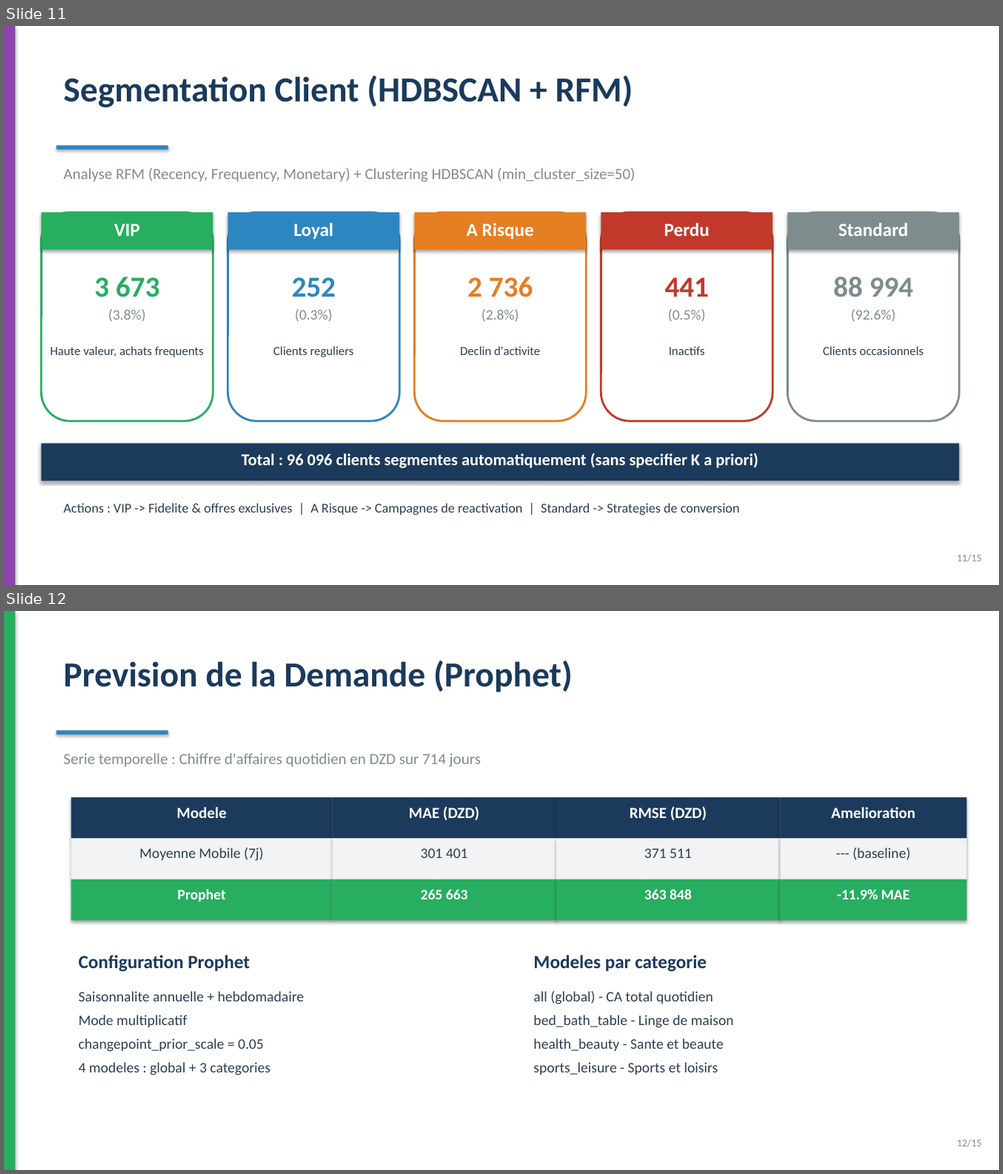
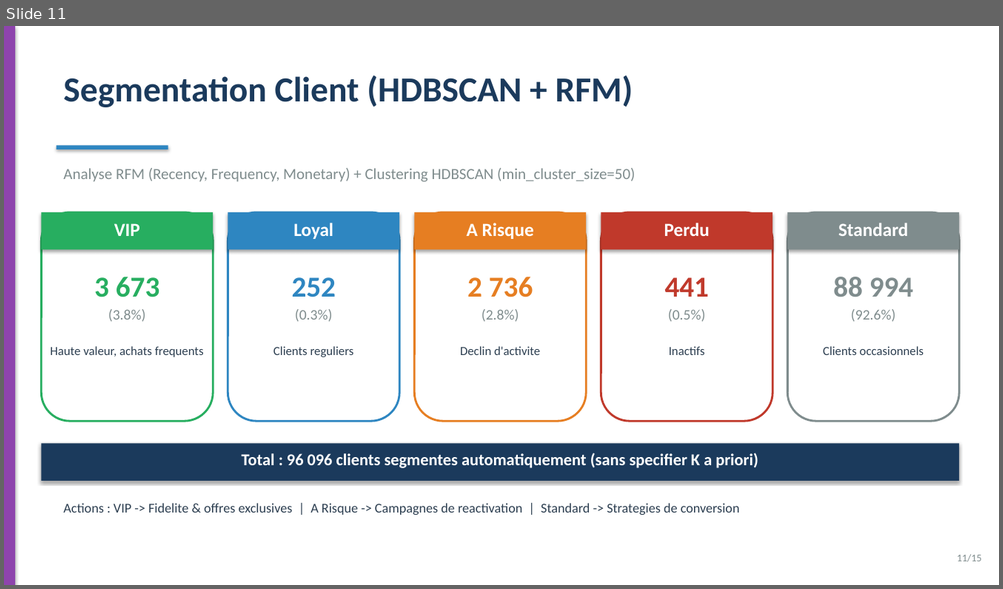
Before and after one commit to amine-dubs/COD-CRM, a slide deck: docs/presentation.pptx. Shown one above the other, each under a label of ours: slides 11 and 12 before the commit, slide 11 after it. The pictures are 1003x1174 and 1003x589 pixels, drawn with LibreOffice and Linux fonts; fonts in the diff are those of the drawing. Boxes give left, top, right and bottom in pixels: in the first picture for what was removed or moved away, otherwise in the second. Text is boxed around its words. In the diff, an @@ line names an element or a change of style, - is before the commit and + after.

```diff
--- a/docs/presentation.pptx
+++ b/docs/presentation.pptx
@@ slide 12 removed at box(4, 611, 999, 1170), background #FFFFFF @@
@@ rectangle removed at box(4, 611, 15, 1170) @@
@@ text removed at box(63, 661, 572, 692) @@
-Prevision de la Demande (Prophet)
@@ rectangle removed at box(57, 730, 168, 735) @@
@@ text removed at box(63, 753, 481, 767) @@
-Serie temporelle : Chiffre d'affaires quotidien en DZD sur 714 jours
@@ rectangle removed at box(71, 797, 333, 839) @@
@@ text removed at box(176, 807, 226, 818) @@
-Modele
@@ rectangle removed at box(333, 797, 556, 839) @@
@@ text removed at box(409, 806, 479, 820) @@
-MAE (DZD)
@@ rectangle removed at box(556, 797, 780, 839) @@
@@ text removed at box(629, 806, 706, 820) @@
-RMSE (DZD)
@@ rectangle removed at box(780, 797, 967, 839) @@
@@ text removed at box(831, 807, 915, 818) @@
-Amelioration
@@ rectangle removed at box(71, 839, 333, 880) @@
@@ text removed at box(139, 848, 264, 861) @@
-Moyenne Mobile (7j)
@@ rectangle removed at box(333, 839, 556, 880) @@
@@ text removed at box(421, 849, 468, 858) @@
-301 401
@@ rectangle removed at box(556, 839, 780, 880) @@
@@ text removed at box(644, 849, 691, 858) @@
-371 511
@@ rectangle removed at box(780, 839, 967, 880) @@
@@ text removed at box(852, 848, 910, 860) @@
---- (baseline)
@@ rectangle removed at box(71, 880, 333, 920) @@
@@ text removed at box(177, 889, 225, 902) @@
-Prophet
@@ rectangle removed at box(333, 880, 556, 920) @@
@@ text removed at box(421, 889, 468, 900) @@
-265 663
@@ rectangle removed at box(556, 880, 780, 920) @@
@@ text removed at box(644, 889, 691, 900) @@
-363 848
@@ rectangle removed at box(780, 880, 967, 920) @@
@@ text removed at box(836, 889, 910, 900) @@
--11.9% MAE
@@ text removed at box(79, 955, 250, 972) @@
-Configuration Prophet
@@ text removed at box(533, 955, 706, 972) @@
-Modeles par categorie
@@ text removed at box(79, 991, 304, 1076) @@
-Saisonnalite annuelle + hebdomadaire
-Mode multiplicatif
-changepoint_prior_scale = 0.05
-4 modeles : global + 3 categories
@@ text removed at box(533, 991, 734, 1075) @@
-all (global) - CA total quotidien
-bed_bath_table - Linge de maison
-health_beauty - Sante et beaute
-sports_leisure - Sports et loisirs
@@ text removed at box(956, 1139, 982, 1147) @@
-12/15
```
Also in this commit, not shown: 4 slides changed, 1 slide added, 9 other files.
